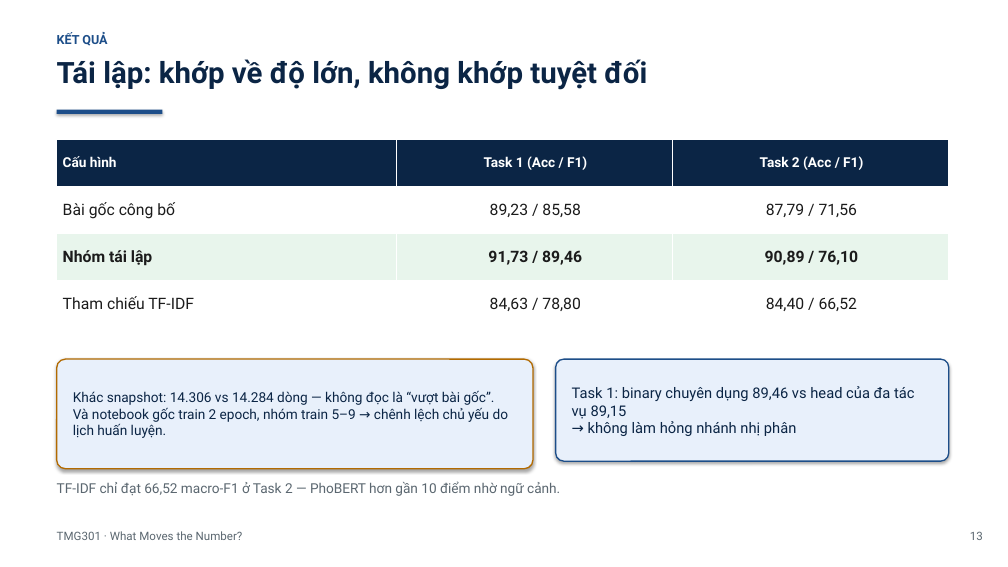
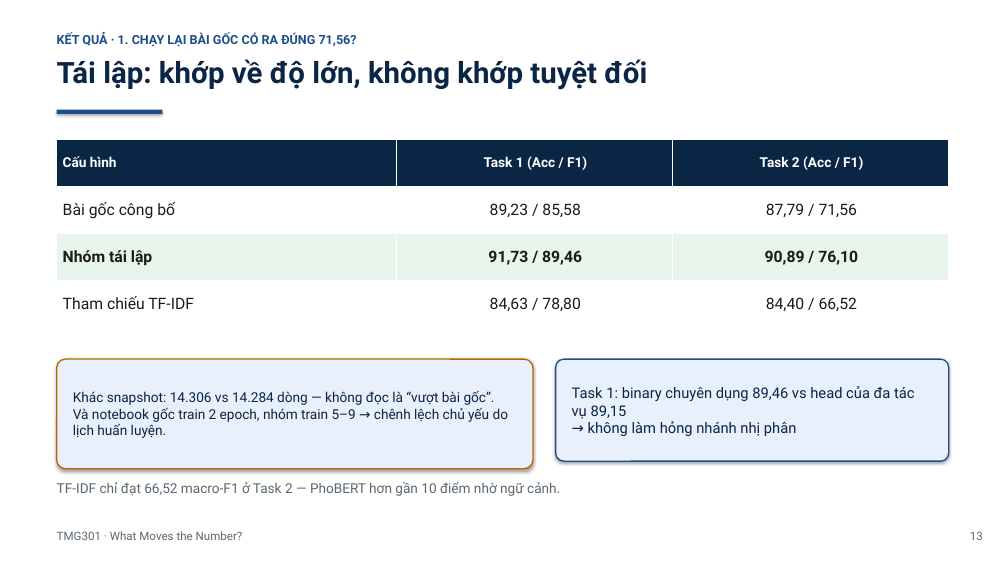
Before and after one commit to PhanBaSongToan/what-moves-the-number, a slide deck: slide 14 of slides/TMG301_What_Moves_the_Number.pptx. Drawn at 1008x567 pixels with LibreOffice and Linux fonts; fonts in the diff are those of the drawing. Boxes give left, top, right and bottom in pixels: in the first picture for what was removed or moved away, otherwise in the second. Text is boxed around its words. In the diff, an @@ line names an element or a change of style, - is before the commit and + after.

```diff
--- a/slides/TMG301_What_Moves_the_Number.pptx
+++ b/slides/TMG301_What_Moves_the_Number.pptx
@@ text at <box>57,32,357,46</box>: text changed @@
-KẾT QUẢ
+KẾT QUẢ · 1. CHẠY LẠI BÀI GỐC CÓ RA ĐÚNG 71,56?
```
Also in this commit, not shown: 10 other slides changed, 1 other file.
